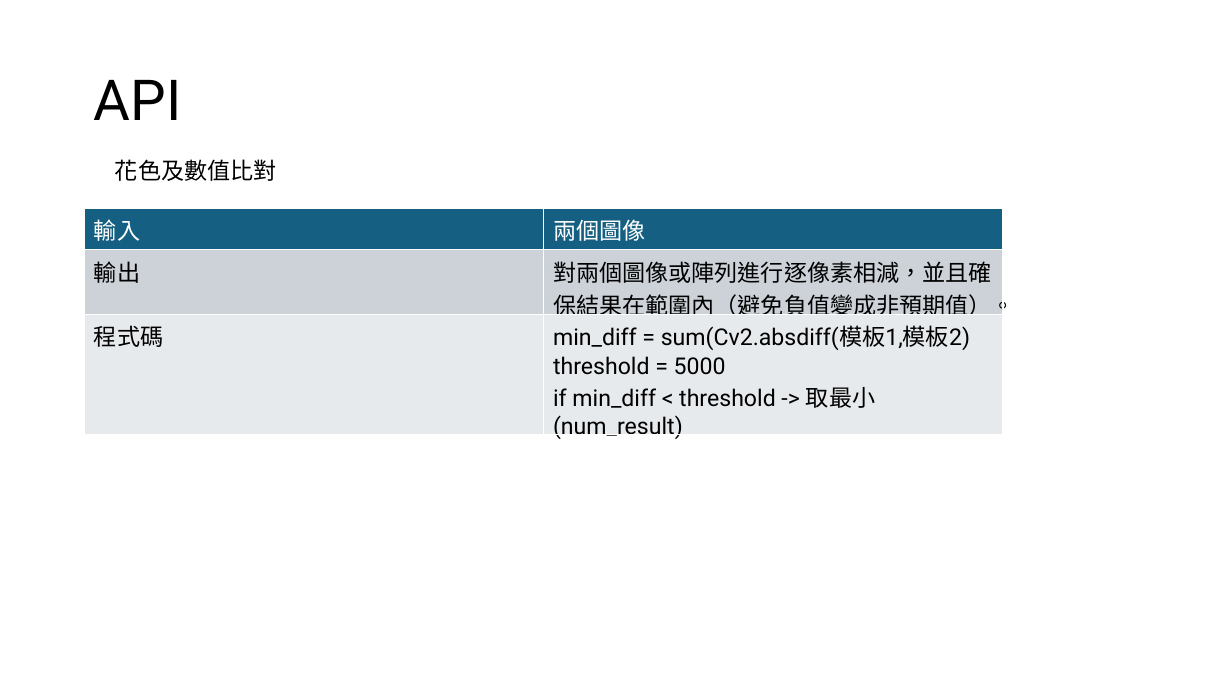
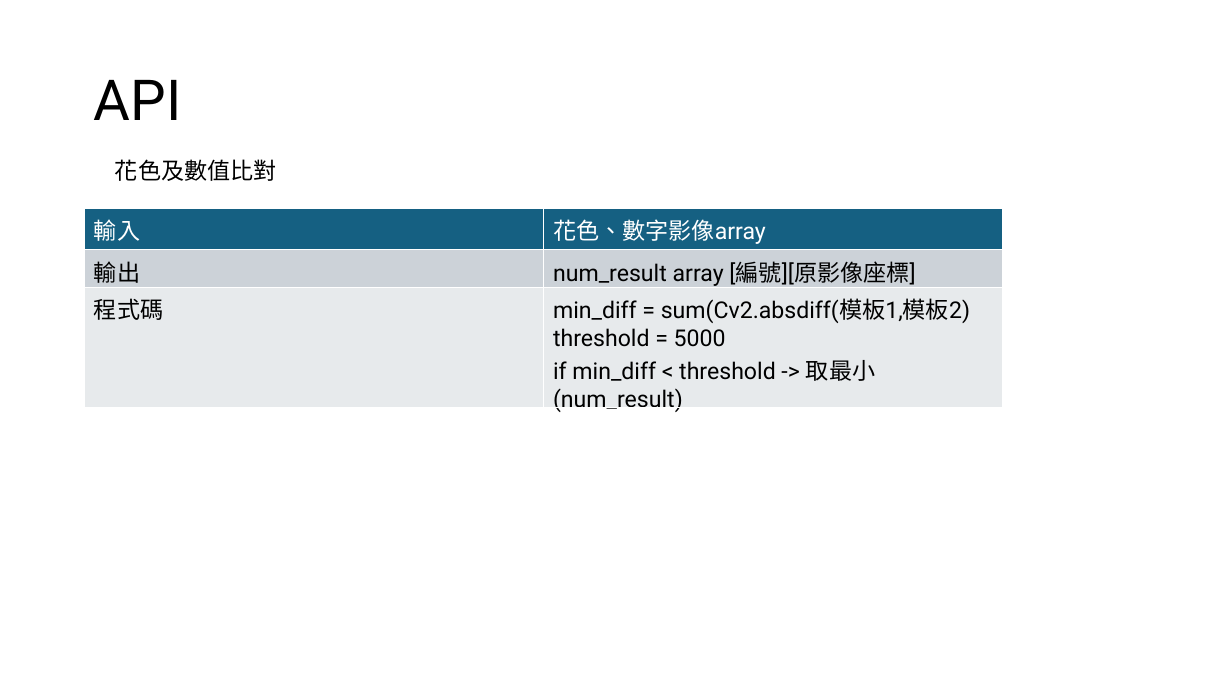
Before and after one commit to kennygnw/poker_detection_endterm, a slide deck: slide 11 of poker.pptx. Drawn at 1232x693 pixels with LibreOffice and Linux fonts; fonts in the diff are those of the drawing. Boxes give left, top, right and bottom in pixels: in the first picture for what was removed or moved away, otherwise in the second. Text is boxed around its words. In the diff, an @@ line names an element or a change of style, - is before the commit and + after.

```diff
--- a/poker.pptx
+++ b/poker.pptx
@@ table at <box>85,208,1004,416</box> @@
-row 1, column 2: 兩個圖像
+row 1, column 2: 花色、數字影像array
-row 2, column 2: 對兩個圖像或陣列進行逐像素相減，並且確保結果在範圍內（避免負值變成非預期值）。
+row 2, column 2: num_result array [編號][原影像座標]
```
Also in this commit, not shown: 4 other slides changed.
